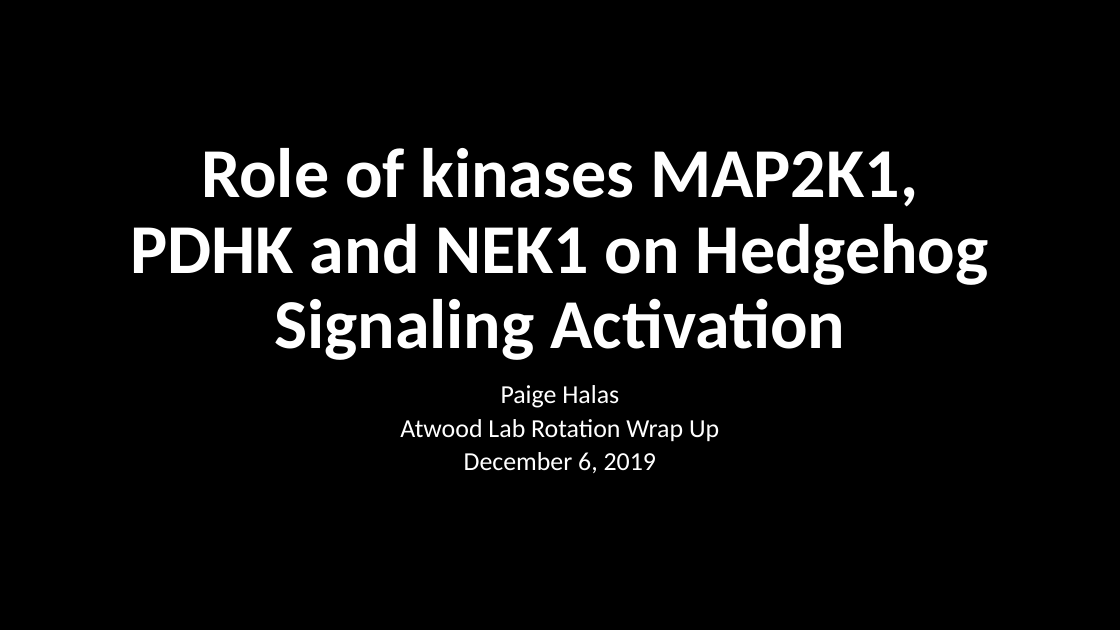
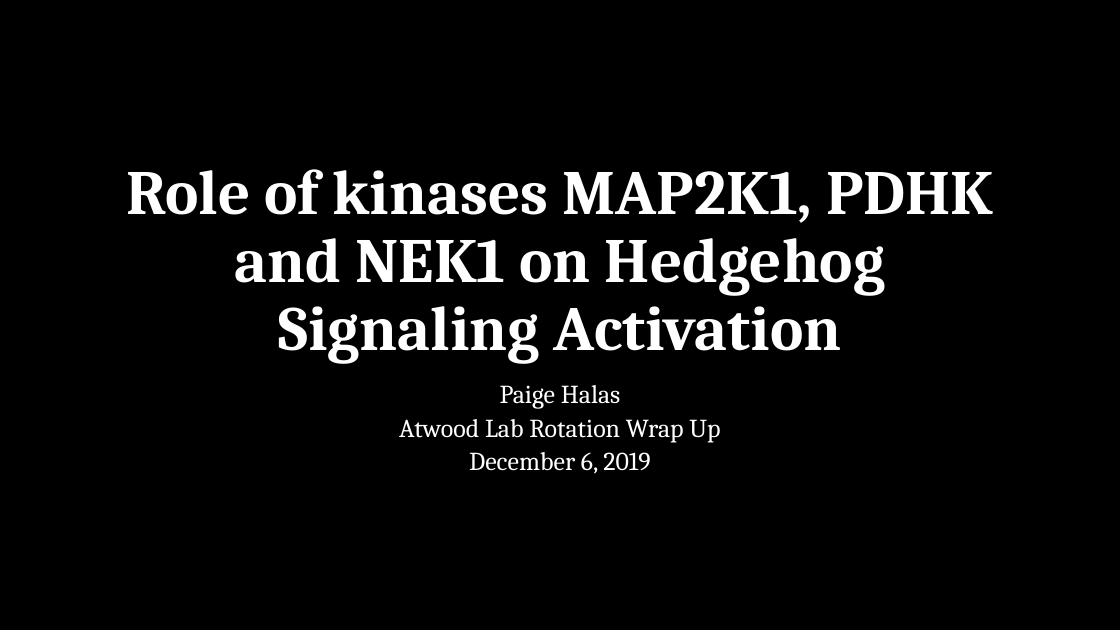
Before and after one commit to phalas25/ph-future-phd, a slide deck: slide 1 of Rotation Wrap Up Presentation.pptx. Drawn at 1120x630 pixels with LibreOffice and Linux fonts; fonts in the diff are those of the drawing; background and template pictures are left out. Boxes give left, top, right and bottom in pixels: in the first picture for what was removed or moved away, otherwise in the second. Text is boxed around its words. In the diff, an @@ line names an element or a change of style, - is before the commit and + after.

```diff
--- a/Rotation Wrap Up Presentation.pptx
+++ b/Rotation Wrap Up Presentation.pptx
@@ title "Role of kinases MAP2K1, PDHK ..." at bbox=[126, 169, 993, 364]: size 60 to 54 pt, font Calibri to Cambria @@
@@ subtitle "Paige Halas" at bbox=[399, 385, 720, 474]: font Calibri to Cambria @@
```
Also in this commit, not shown: 12 other slides changed, 5 slides added, 1 slide removed, 5 other files.
